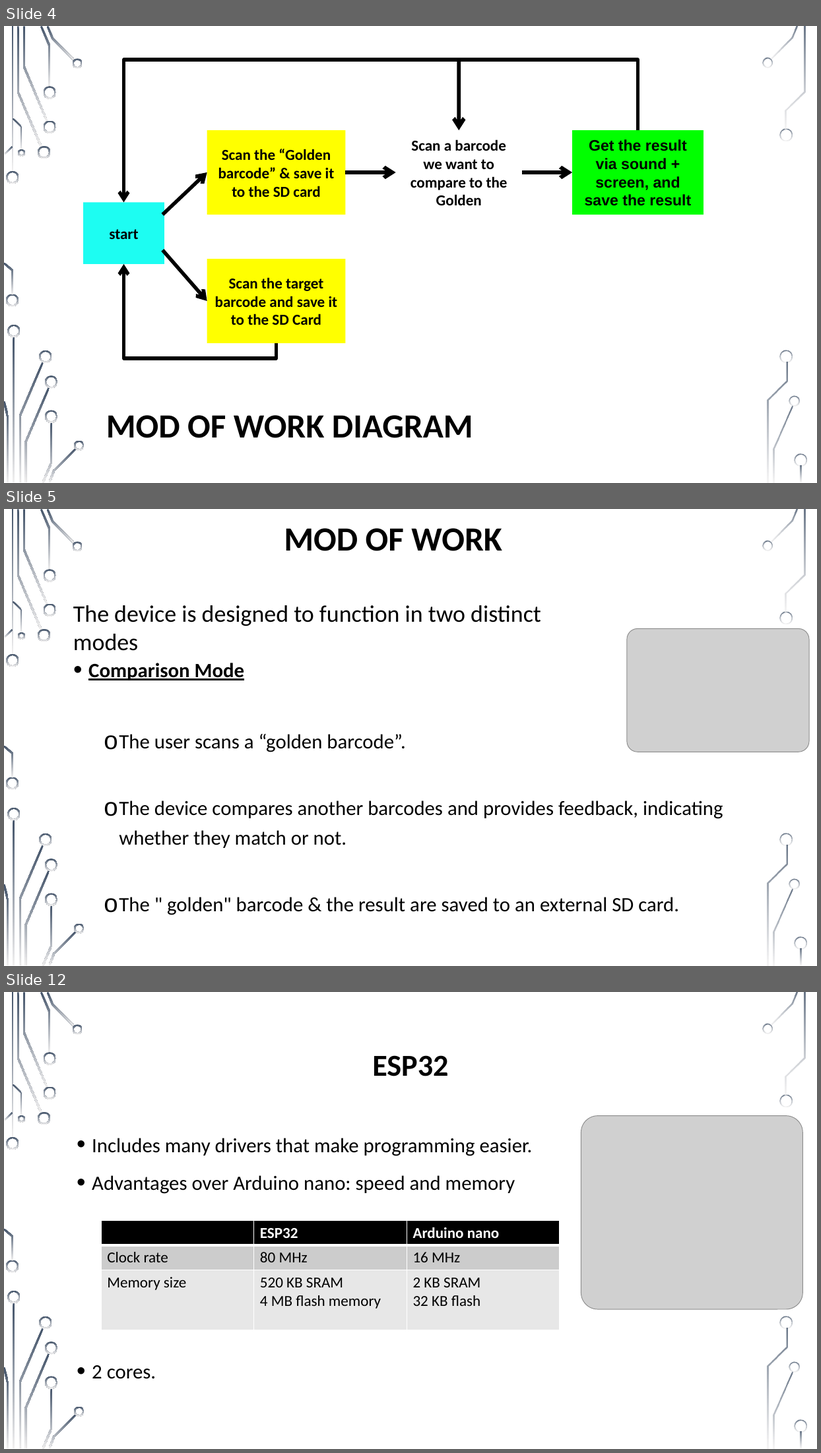
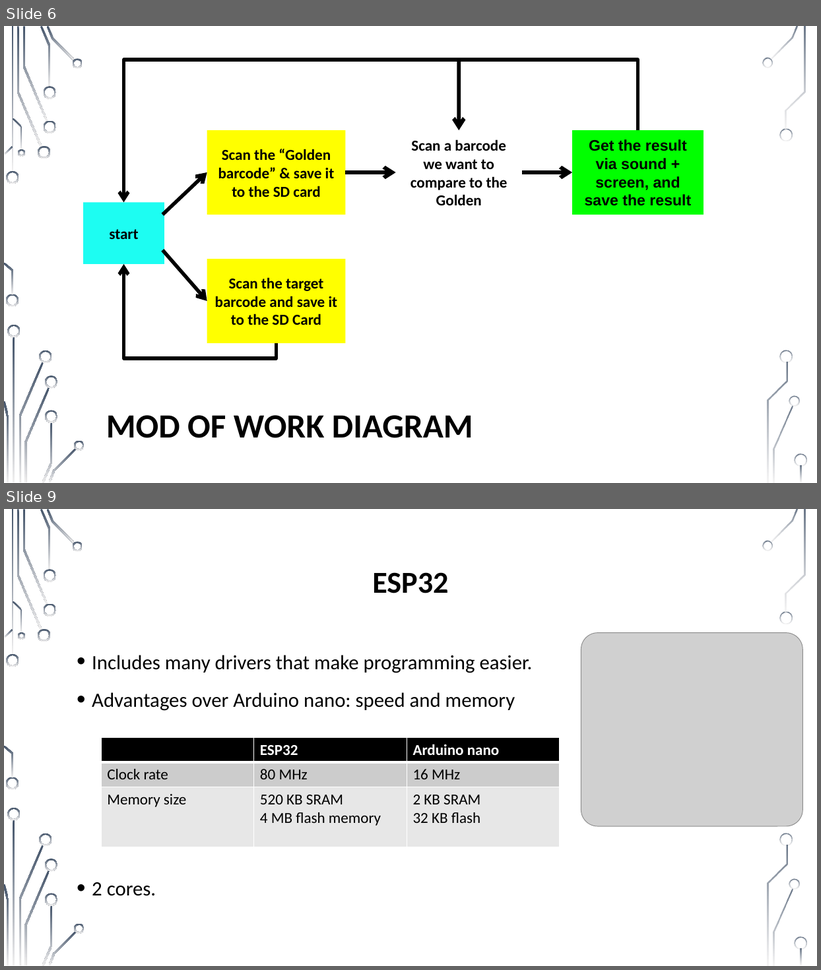
Before and after one commit to muhammad0bi/Technion_044167_E.E._project_A_IOT-Barcode_cheker, a slide deck: Presntations/midterm presentation IOT Barcode checker 7681.pptx. Shown one above the other, each under a label of ours: slides 4, 5 and 12 before the commit, slides 6 and 9 after it; the slides between them are not shown. The pictures are 821x1453 and 821x970 pixels, drawn with LibreOffice and Linux fonts; fonts in the diff are those of the drawing; grey boxes stand for pictures; background and template pictures are left out. Boxes give left, top, right and bottom in pixels: in the first picture for what was removed or moved away, otherwise in the second. Text is boxed around its words. In the diff, an @@ line names an element or a change of style, - is before the commit and + after.

```diff
--- a/Presntations/midterm presentation IOT Barcode checker 7681.pptx
+++ b/Presntations/midterm presentation IOT Barcode checker 7681.pptx
@@ slide 5 removed at (x1=4, y1=509, x2=817, y2=966), background picture (left out); not listed: 36 template elements that a slide beside it also shows @@
@@ title removed at (x1=284, y1=528, x2=502, y2=551) @@
-MOD OF WORK
@@ text removed at (x1=73, y1=605, x2=541, y2=651) @@
-The device is designed to function in two distinct modes
@@ picture removed at (x1=628, y1=628, x2=810, y2=752) @@
@@ text removed at (x1=88, y1=663, x2=723, y2=916) @@
-• Comparison Mode
-  o The user scans a “golden barcode”.
-  o The device compares another barcodes and provides feedback, indicating whether they match or not.
-  o The " golden" barcode & the result are saved to an external SD card.
@@ what was slide 4 is now slide 6 @@
@@ what was slide 12 is now slide 9 @@
```
Also in this commit, not shown: 7 slides changed, 1 slide added, 3 other slides removed.
